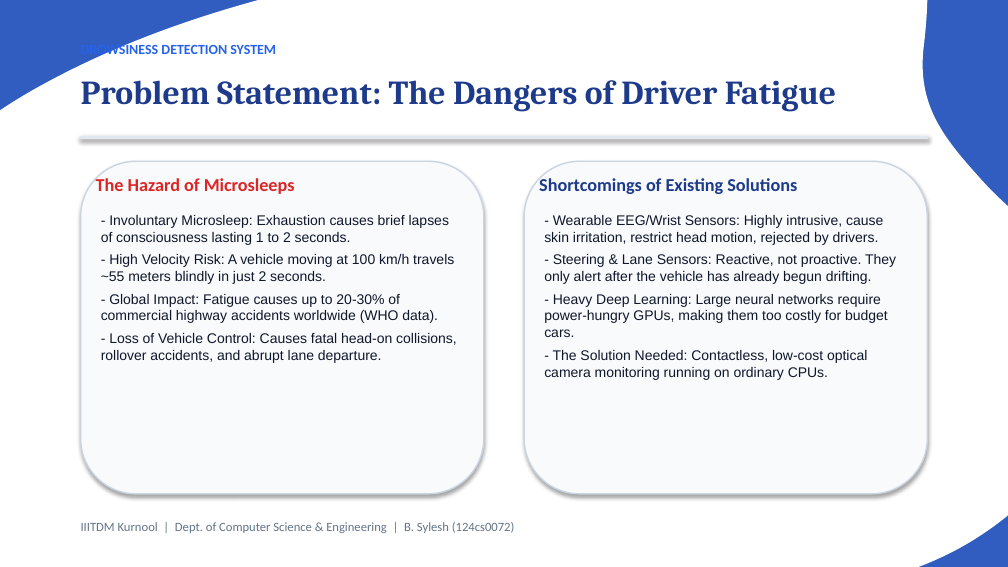
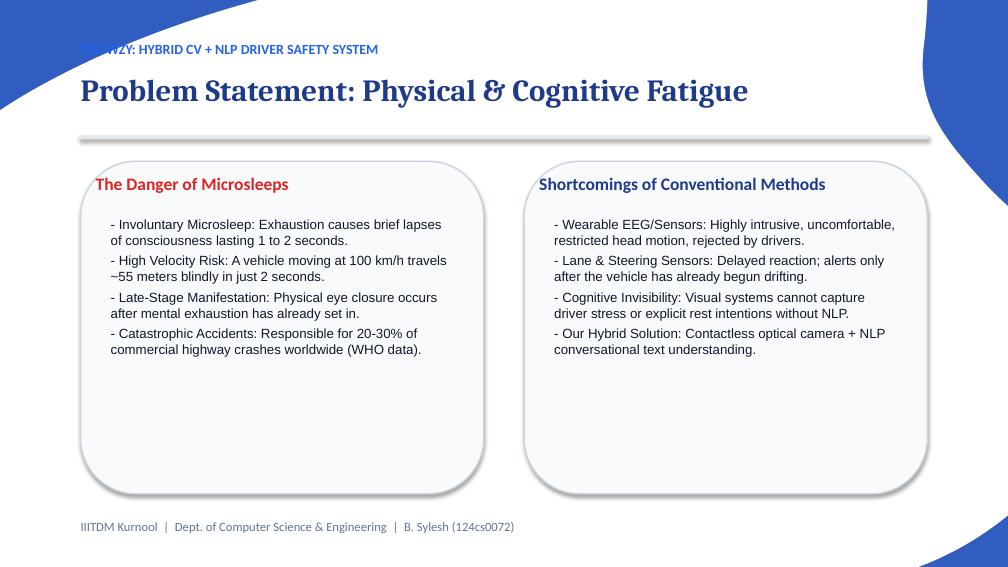
Before and after one commit to iotaaw/Drozy, a slide deck: slide 3 of Drowsiness_Detection_Presentation.pptx. Drawn at 1008x567 pixels with LibreOffice and Linux fonts; fonts in the diff are those of the drawing. Boxes give left, top, right and bottom in pixels: in the first picture for what was removed or moved away, otherwise in the second. Text is boxed around its words. In the diff, an @@ line names an element or a change of style, - is before the commit and + after.

Commit message:
Add Drowzy NLP driver safety project

```diff
--- a/Drowsiness_Detection_Presentation.pptx
+++ b/Drowsiness_Detection_Presentation.pptx
@@ text at <box>81,42,379,58</box>: text changed @@
-DROWSINESS DETECTION SYSTEM
+DROWZY: HYBRID CV + NLP DRIVER SAFETY SYSTEM
@@ text at <box>81,79,749,108</box>: text changed; size 24 to 22 pt @@
-Problem Statement: The Dangers of Driver Fatigue
+Problem Statement: Physical & Cognitive Fatigue
@@ text at <box>96,176,288,193</box>: text changed; size 13 to 12.5 pt @@
-The Hazard of Microsleeps
+The Danger of Microsleeps
@@ text at <box>539,176,826,193</box>: text changed; size 13 to 12.5 pt @@
-Shortcomings of Existing Solutions
+Shortcomings of Conventional Methods
@@ text at <box>111,219,447,284</box>: size 10 to 9.5 pt in "- Involuntary Microsleep: Exhaustion causes brief lapses ...", "- High Velocity Risk: A vehicle moving ..."; less space between paragraphs @@
@@ text at <box>554,219,895,357</box>: text changed; size 10 to 9.5 pt @@
-- Wearable EEG/Wrist Sensors: Highly intrusive, cause skin irritation, restrict head motion, rejected by drivers.
-- Steering & Lane Sensors: Reactive, not proactive. They only alert after the vehicle has already begun drifting.
-- Heavy Deep Learning: Large neural networks require power-hungry GPUs, making them too costly for budget cars.
-- The Solution Needed: Contactless, low-cost optical camera monitoring running on ordinary CPUs.
+- Wearable EEG/Sensors: Highly intrusive, uncomfortable, restricted head motion, rejected by drivers.
+- Lane & Steering Sensors: Delayed reaction; alerts only after the vehicle has already begun drifting.
+- Cognitive Invisibility: Visual systems cannot capture driver stress or explicit rest intentions without NLP.
+- Our Hybrid Solution: Contactless optical camera + NLP conversational text understanding.
@@ text at <box>111,292,437,357</box>: text changed; size 10 to 9.5 pt @@
-- Global Impact: Fatigue causes up to 20-30% of commercial highway accidents worldwide (WHO data).
-- Loss of Vehicle Control: Causes fatal head-on collisions, rollover accidents, and abrupt lane departure.
+- Late-Stage Manifestation: Physical eye closure occurs after mental exhaustion has already set in.
+- Catastrophic Accidents: Responsible for 20-30% of commercial highway crashes worldwide (WHO data).
```
Also in this commit, not shown: 9 other slides changed, 13 slides added, 8 slides removed, 23 other files.
